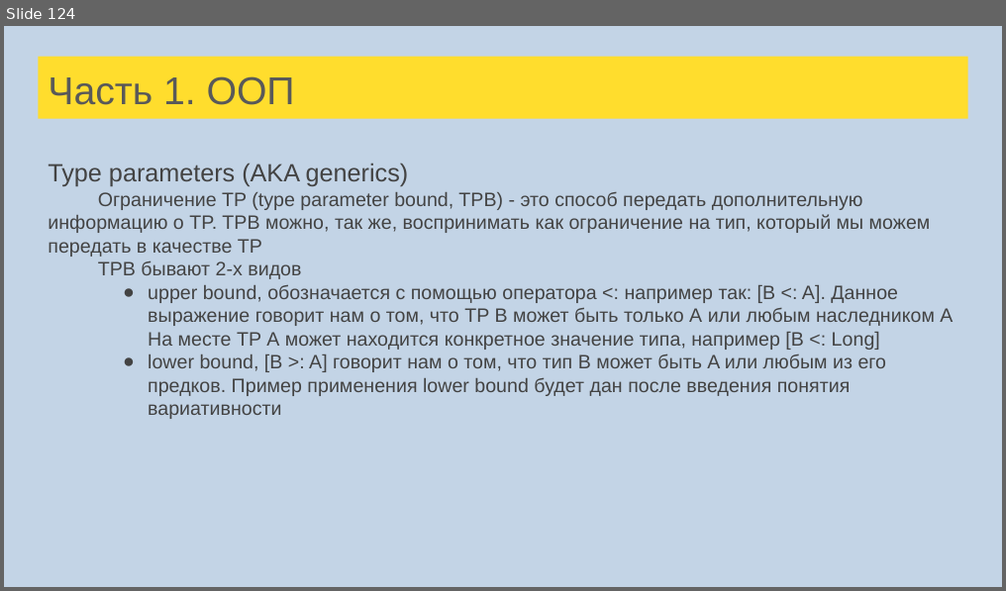
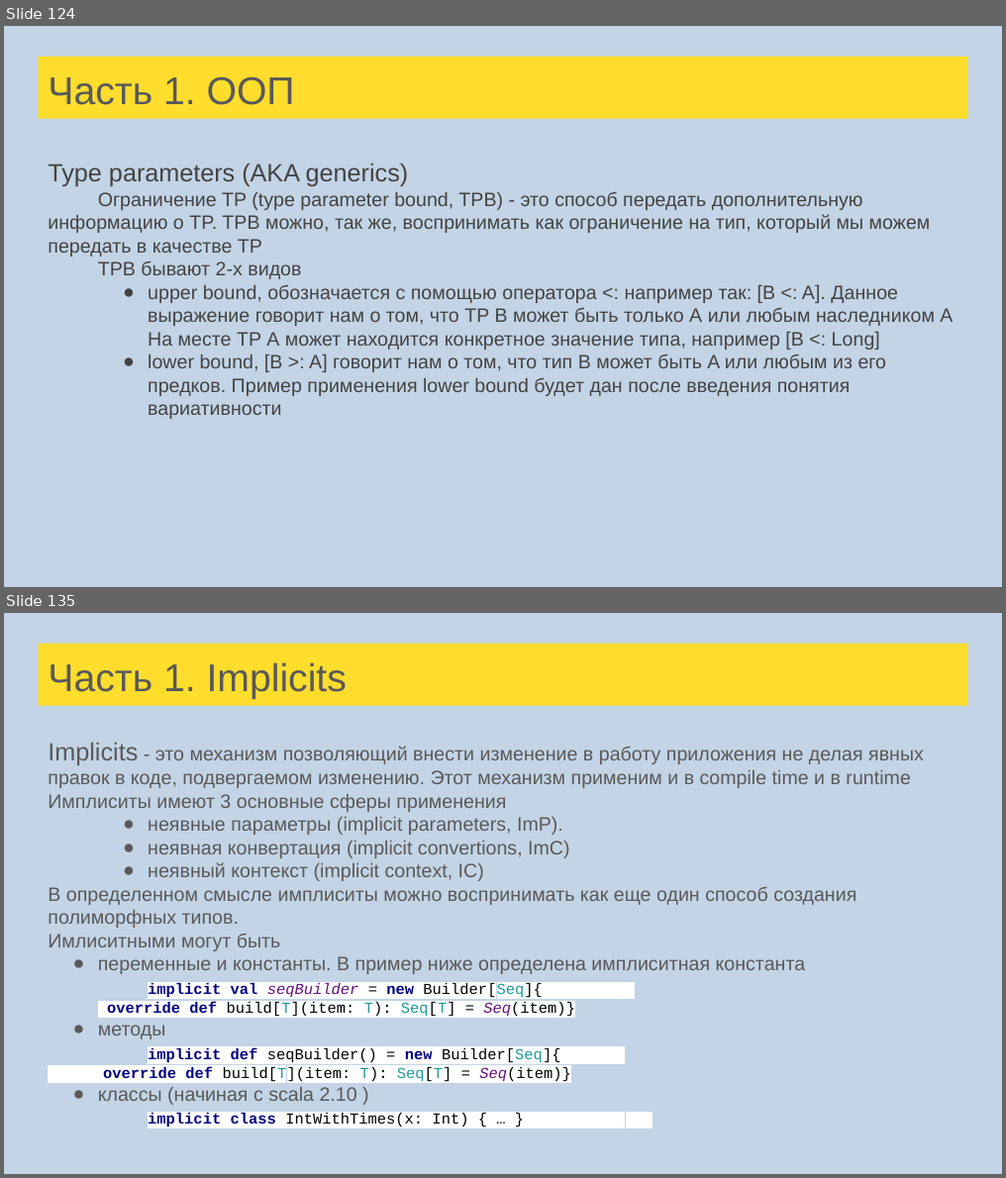
Before and after one commit to tralfamadore/ScalaLectures, a slide deck: src/main/resources/Лекции Scala для FinTech.pptx. Shown one above the other, each under a label of ours: slide 124 before the commit, slides 124 and 135 after it; the slides between them are not shown. The pictures are 1006x591 and 1006x1178 pixels, drawn with LibreOffice and Linux fonts; fonts in the diff are those of the drawing. Boxes give left, top, right and bottom in pixels: in the first picture for what was removed or moved away, otherwise in the second. Text is boxed around its words. In the diff, an @@ line names an element or a change of style, - is before the commit and + after.

Commit message:
Type parameters and implicit tasks New lectures

```diff
--- a/src/main/resources/Лекции Scala для FinTech.pptx
+++ b/src/main/resources/Лекции Scala для FinTech.pptx
@@ slide 135 added at (x1=4, y1=613, x2=1002, y2=1174), background #C3D4E6 @@
@@ title added at (x1=38, y1=643, x2=968, y2=706), fill #FFDD2D, 28 pt, text #595959 @@
+Часть 1. Implicits
@@ text added at (x1=48, y1=743, x2=924, y2=1105), 14 pt, text #595959 @@
+Implicits - это механизм позволяющий внести изменение в работу приложения не делая явных правок в коде, подвергаемом изменению. Этот механизм применим и в compile time и в runtime
+Имплиситы имеют 3 основные сферы применения
+● неявные параметры (implicit parameters, ImP).
+● неявная конвертация (implicit convertions, ImC)
+● неявный контекст (implicit context, IC)
+В определенном смысле имплиситы можно воспринимать как еще один способ создания полиморфных типов.
+Имлиситными могут быть
+● переменные и константы. В пример ниже определена имплиситная константа
+implicit val seqBuilder = new Builder[Seq]{ _
+override def build[T](item: T): Seq[T] = Seq(item)}
+● методы
+implicit def seqBuilder() = new Builder[Seq]{ _
+override def build[T](item: T): Seq[T] = Seq(item)}
+● классы (начиная с scala 2.10 )
+implicit class IntWithTimes(x: Int) { … } _
```
Also in this commit, not shown: 17 slides changed, 22 other slides added, 1 slide removed, 4 other files.
